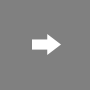
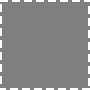
Layer changes from the first 90 x 90 image to the second:
hid "图层 3" over [32, 34, 61, 55]
showed "图层 2" over [0, 0, 90, 90]
